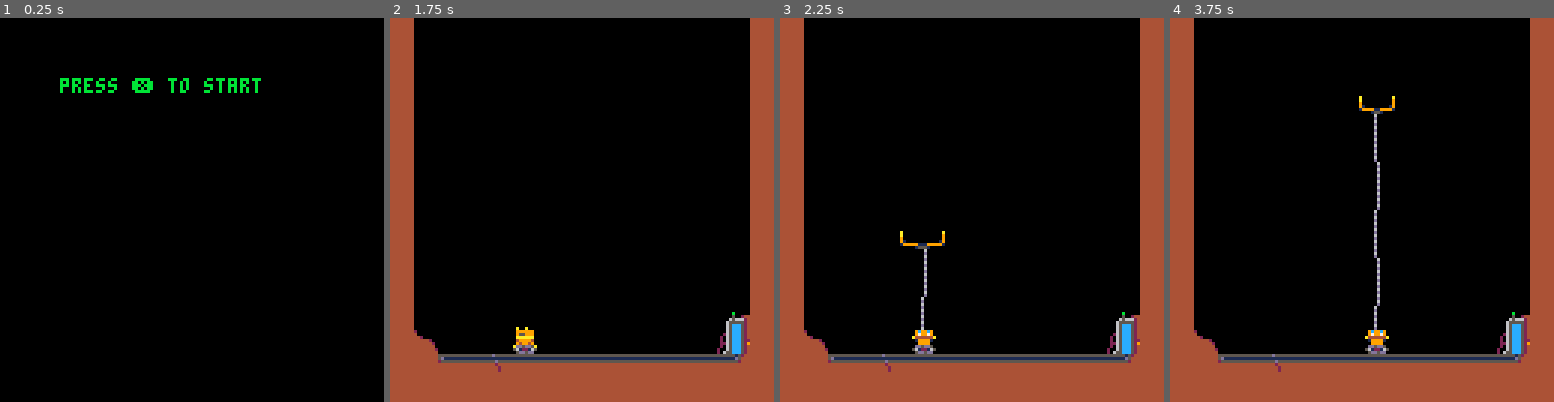
Above: before the commit, frames 1-4 (left to right).
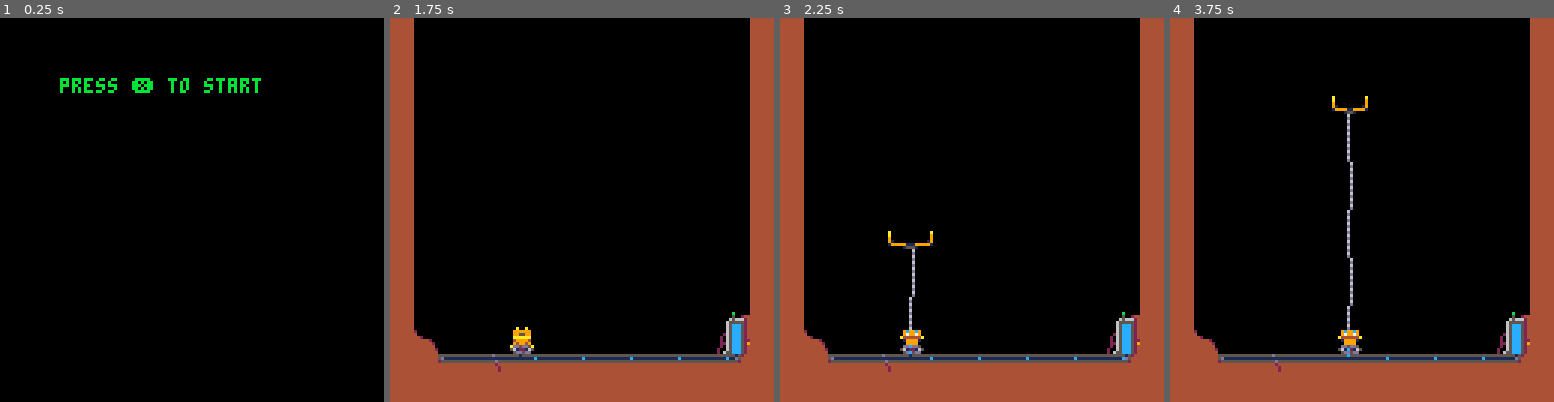
Above: after the commit, the same moments.

Repository: headjump/ld39
Game: PICO-8 cartridge crane.p8
Two runs of this game, one before a commit and one after it. Both use one fixed random seed, a clock stepped at 60 frames per second and the inputs below.
Inputs:
- Up to frame 1 (0.25 s): no input
- Up to frame 2 (1.75 s): tap X (X key) at 0.33, 1.07 s; tap O (Z key) at 0.7, 1.7 s; hold Right from 1.6 s (still down)
- Up to frame 3 (2.25 s): tap X (X key) at 1.85 s; release Right at 2.1 s; tap O (Z key) at 2.1 s
- Up to frame 4 (3.75 s): hold Right 2.47-3.03 s; tap O (Z key) every 0.4 s from 2.5 to 3.7 s; tap X (X key) at 2.97 s; hold Left 3.08-3.58 s

Frame 1 is identical in both runs. In frame 2, 0.3% of the frame differs, in the area x 31-89%, y 81-90%; in frame 3, 1.1%; in frame 4, 1.8%, in the area x 42-83%, y 20-90%.

Commit message:
energy-dots flowing

Diff:
--- a/crane.p8
+++ b/crane.p8
@@ -61,7 +61,7 @@
    e.lifetime+=timed(1)
 
    -- destroy self!
-   if(e.y<=10)then
+   if(e.y<=0)then
     ngn_rem(e)
     st.claw=nil
    end
@@ -131,15 +131,41 @@
     -- then look up
     spr(cond(st.claw.lifetime<10,21,22),e.x,e.y,1,1,e.dir==1)
    end
+   -- energy-pipe pixel
+   rect(e.x+3,e.y+9,e.x+3,e.y+8,1)
+  end
+ }
+end
+
+function ent_energy(col)
+ return {
+  x=14*8+2,y=14*8+1,st="left",layer=3,
+  late_upd=function(e,st)
+   local crane=st.crane
+   if(e.x<=crane.x+4)then
+    e.st="up"
+   end
+   if(e.st=="left")then
+    e.x-=timed(2)
+   elseif(e.st=="up")then
+    e.x=crane.x+3
+    e.y-=.25
+    if(e.y<=crane.y+5)then ngn_rem(e) return end
+   end
+  end,
+  drw=function(e)
+   rect(e.x,e.y,e.x,e.y,col)
   end
  }
 end
 
 function ent_battery()
+ local energy_every=8
  return {
   layer=3,
   amount=100.0,
   nearly_empty=false,
+  next_energy_in=energy_every,
   ani_cnt=0,
   upd=function(e)
    e.amount-=timed(.1)
@@ -147,6 +173,11 @@
    e.nearly_empty=e.amount<=10
    e.ani_cnt+=timed(1)
    if(e.ani_cnt>30) then e.ani_cnt=0 end
+   e.next_energy_in-=timed(1)
+   if(e.next_energy_in<=0 and e.amount>0)then
+    ngn_add(ent_energy(cond(e.nearly_empty,6,12)))
+    e.next_energy_in=energy_every
+   end
   end,
   drw=function(e)
     local bar={14*8+2,12*8+6,3,9}
@@ -158,7 +189,7 @@
       rect(light[1],light[2],light[1],light[2],11)
     end
     -- energy bar
-    if(e.amount>0) then rectfill(bar[1],bar[2]+bar[4],bar[1]+bar[3]-1,bar[2]+bar[4]-bar[4]*e.amount/100.0,cond(nearly_empty,8,12)) end
+    if(e.amount>0) then rectfill(bar[1],bar[2]+bar[4],bar[1]+bar[3]-1,bar[2]+bar[4]-bar[4]*e.amount/100.0,cond(e.nearly_empty,8,12)) end
   end
  }
 end
Not shown, added: gifs/2017-08-01_00-48.gif
